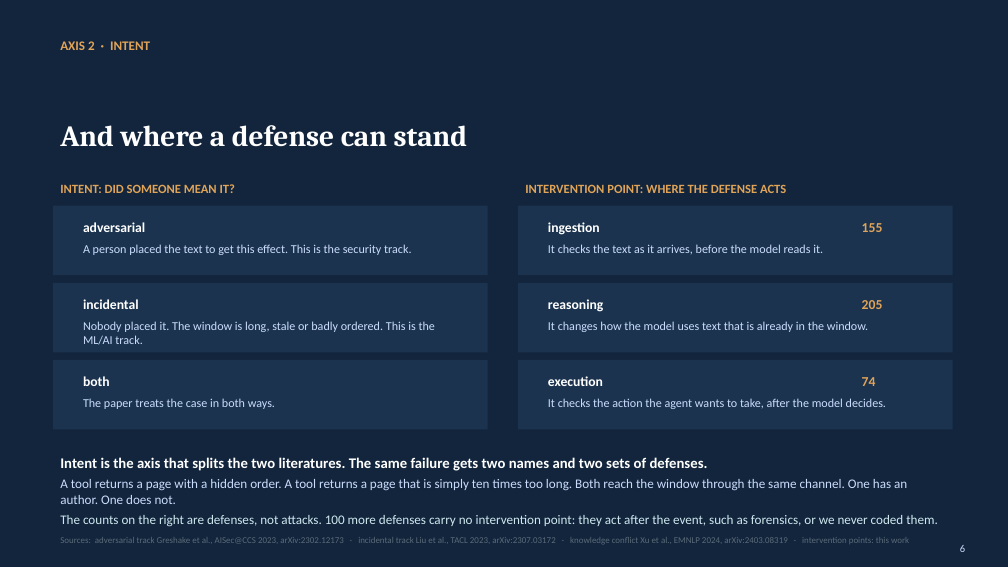
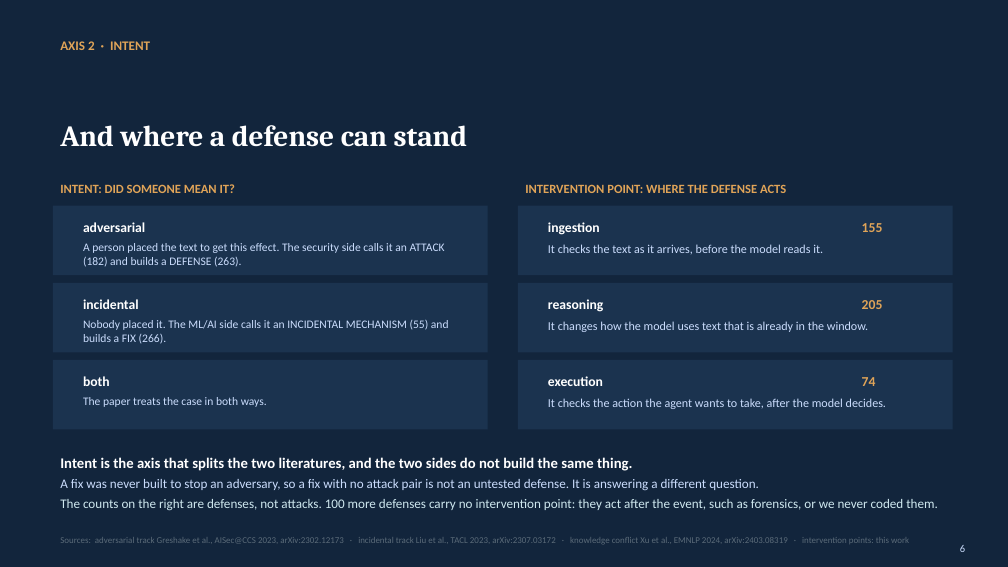
Before and after one commit to Nyamtulla/context_poison, a slide deck: slide 6 of context_sok_results_presentation.pptx. Drawn at 1008x567 pixels with LibreOffice and Linux fonts; fonts in the diff are those of the drawing. Boxes give left, top, right and bottom in pixels: in the first picture for what was removed or moved away, otherwise in the second. Text is boxed around its words. In the diff, an @@ line names an element or a change of style, - is before the commit and + after.

```diff
--- a/context_sok_results_presentation.pptx
+++ b/context_sok_results_presentation.pptx
@@ text at (83,243,445,267): text changed; size 11.5 to 11 pt @@
-A person placed the text to get this effect. This is the security track.
+A person placed the text to get this effect. The security side calls it an ATTACK (182) and builds a DEFENSE (263).
@@ text at (83,320,449,344): text changed; size 11.5 to 11 pt @@
-Nobody placed it. The window is long, stale or badly ordered. This is the ML/AI track.
+Nobody placed it. The ML/AI side calls it an INCIDENTAL MECHANISM (55) and builds a FIX (266).
@@ text "The paper treats the case ..." at (83,397,267,407): size 11.5 to 11 pt @@
@@ text at (60,457,759,490): text changed @@
-Intent is the axis that splits the two literatures. The same failure gets two names and two sets of defenses.
-A tool returns a page with a hidden order. A tool returns a page that is simply ten times too long. Both reach the window through the same channel. One has an author. One does not.
+Intent is the axis that splits the two literatures, and the two sides do not build the same thing.
+A fix was never built to stop an adversary, so a fix with no attack pair is not an untested defense. It is answering a different question.
```
Also in this commit, not shown: 6 other slides changed, 8 other files.
